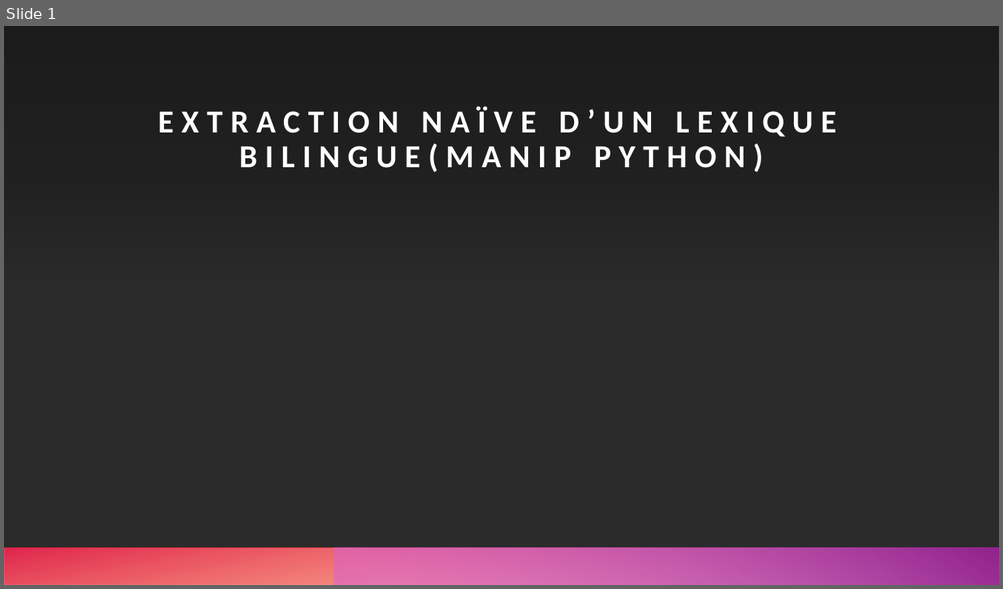
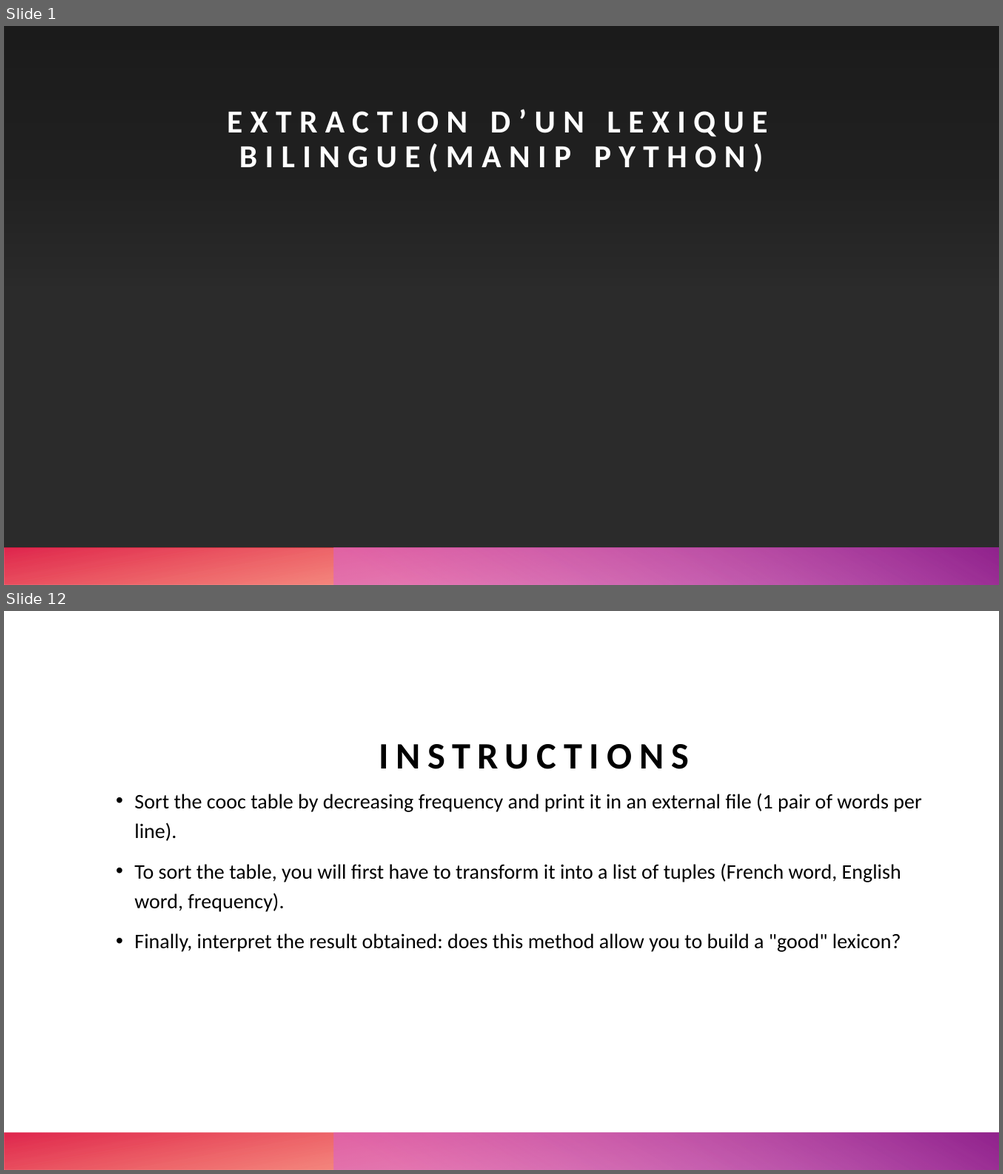
Before and after one commit to armandstrickernlp/NLP_Inalco, a slide deck: slides/S1_cours5.pptx. Shown one above the other, each under a label of ours: slide 1 before the commit, slides 1 and 12 after it; the slides between them are not shown. The pictures are 1003x589 and 1003x1174 pixels, drawn with LibreOffice and Linux fonts; fonts in the diff are those of the drawing; background and template pictures are left out; a plain dark background stands for a picture behind light text. Boxes give left, top, right and bottom in pixels: in the first picture for what was removed or moved away, otherwise in the second. Text is boxed around its words. In the diff, an @@ line names an element or a change of style, - is before the commit and + after.

```diff
--- a/slides/S1_cours5.pptx
+++ b/slides/S1_cours5.pptx
@@ slide 12 added at (4, 611, 999, 1170), background #FFFFFF; not listed: 1 template element that a slide beside it also shows @@
@@ title added at (378, 744, 688, 769), 36 pt, text #000000, bold @@
+INSTRUCTIONS
@@ text added at (134, 793, 921, 952), 20 pt, text #000000 @@
+• Sort the cooc table by decreasing frequency and print it in an external file (1 pair of words per line).
+• To sort the table, you will first have to transform it into a list of tuples (French word, English word, frequency).
+• Finally, interpret the result obtained: does this method allow you to build a "good" lexicon?
@@ rectangle added at (4, 1133, 999, 1170), fill gradient #FE4A00 to #DA002F @@
@@ slide 1 changed as well @@
@@ title at (227, 109, 768, 173): text changed @@
-EXTRACTION NAÏVE D’UN LEXIQUE BILINGUE(MANIP PYTHON)
+EXTRACTION D’UN LEXIQUE BILINGUE(MANIP PYTHON)
```
Also in this commit, not shown: 10 other slides added, 1 slide removed.
